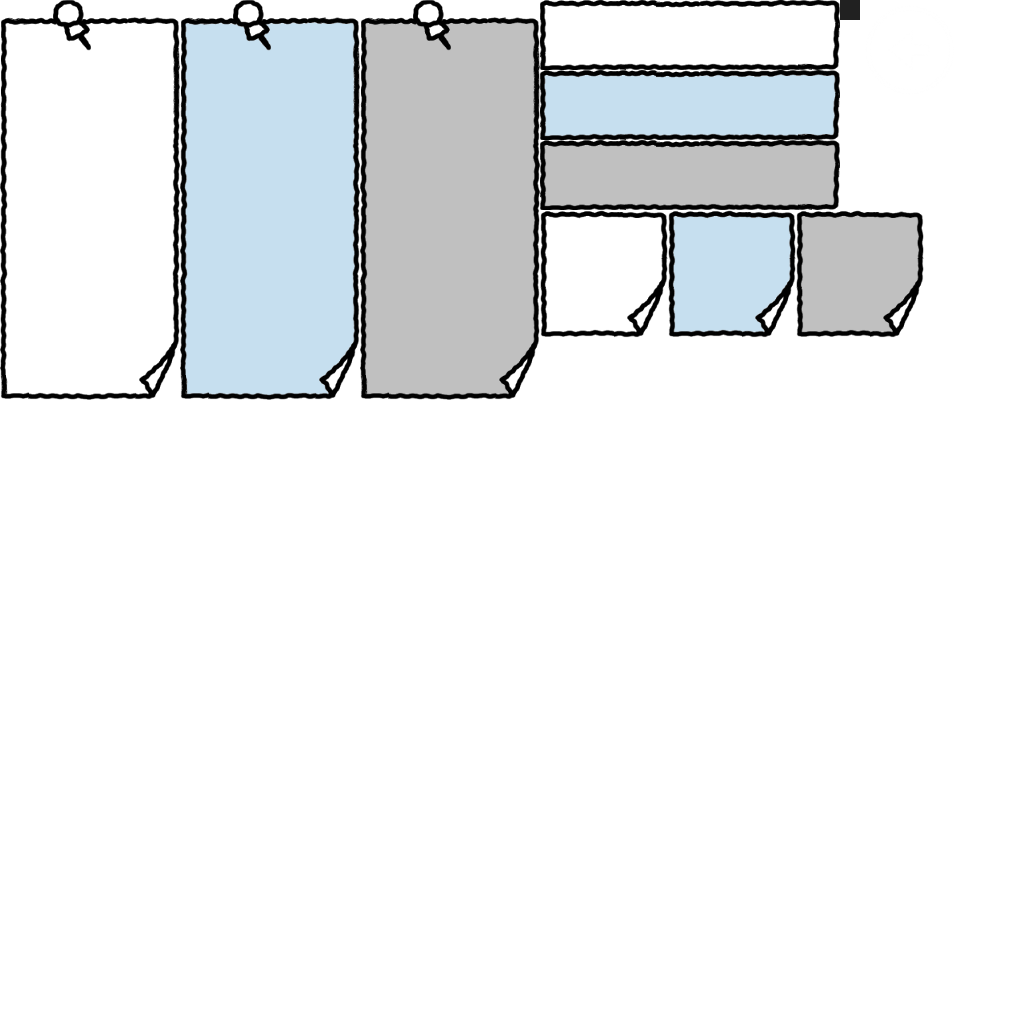
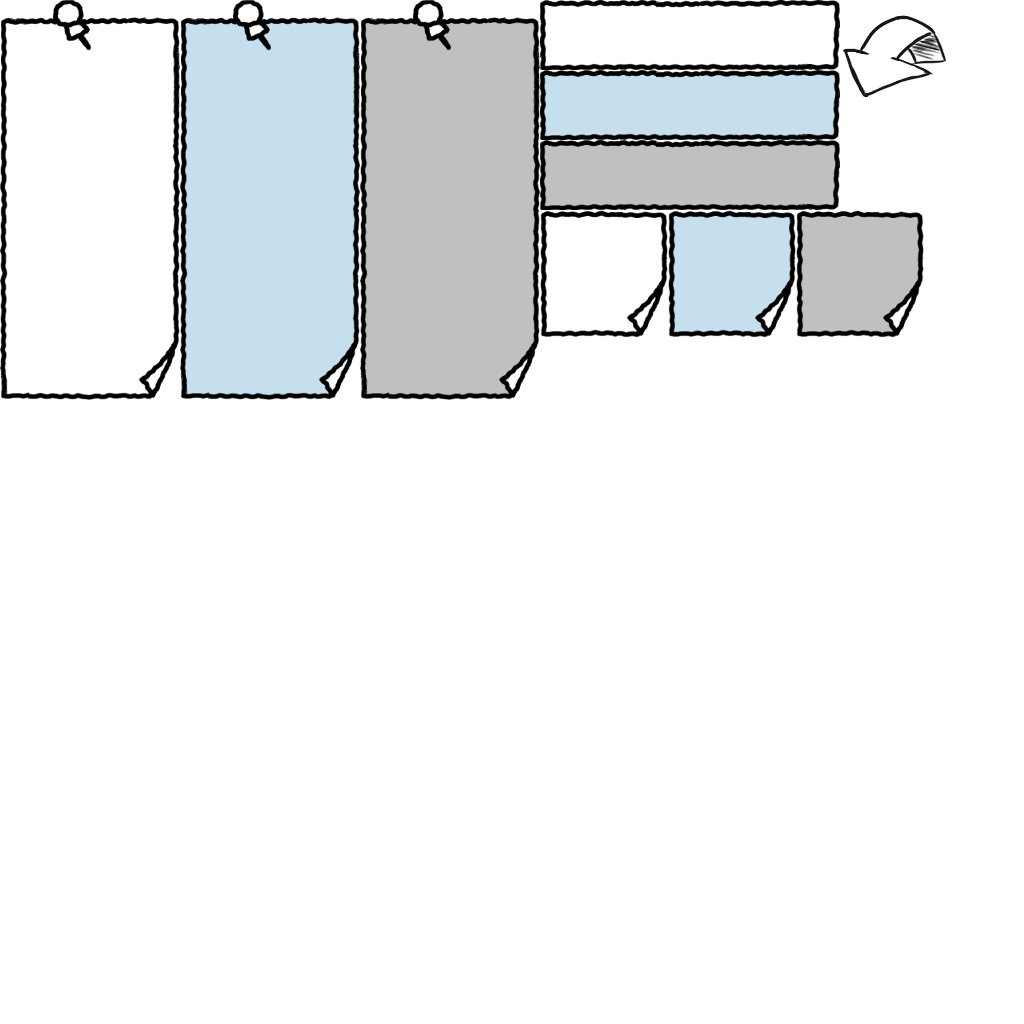
Before/after of a 1024px x 1024px layered artwork. What changed in the layer stack:
removed layer "貼り付けられたレイヤー#10" over [860, 15, 947, 98]
painted on "貼り付けられたレイヤー#6" over [840, 0, 947, 98]
